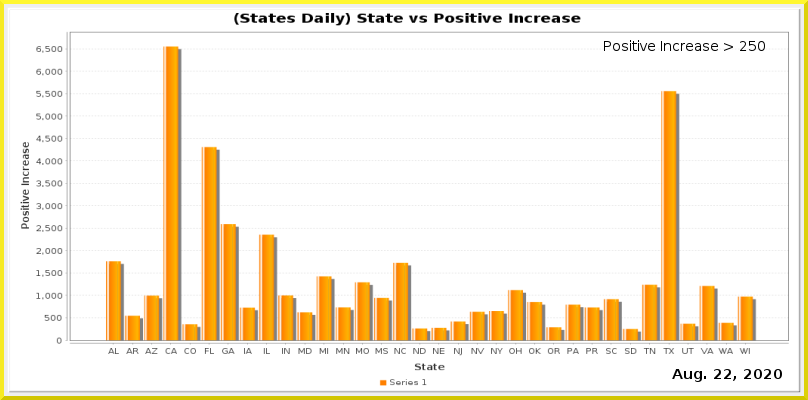
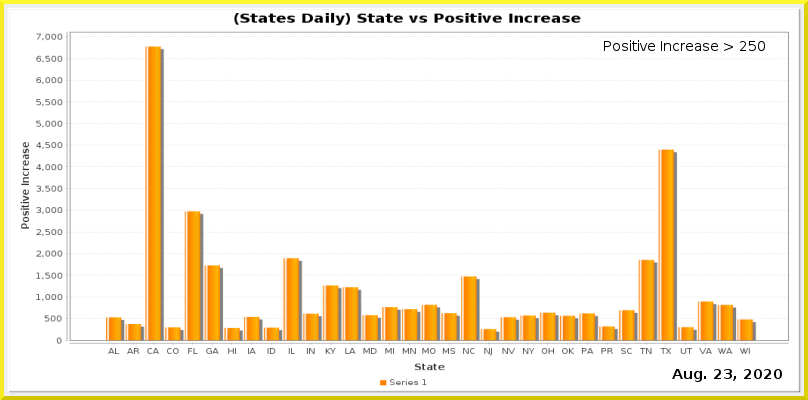
Before/after of a 808×400 layered artwork. What changed in the layer stack:
painted on "Current Date" over <box>724,369,732,379</box>
painted on "Date_vs_TestIncrease.png" over <box>36,33,789,356</box>
